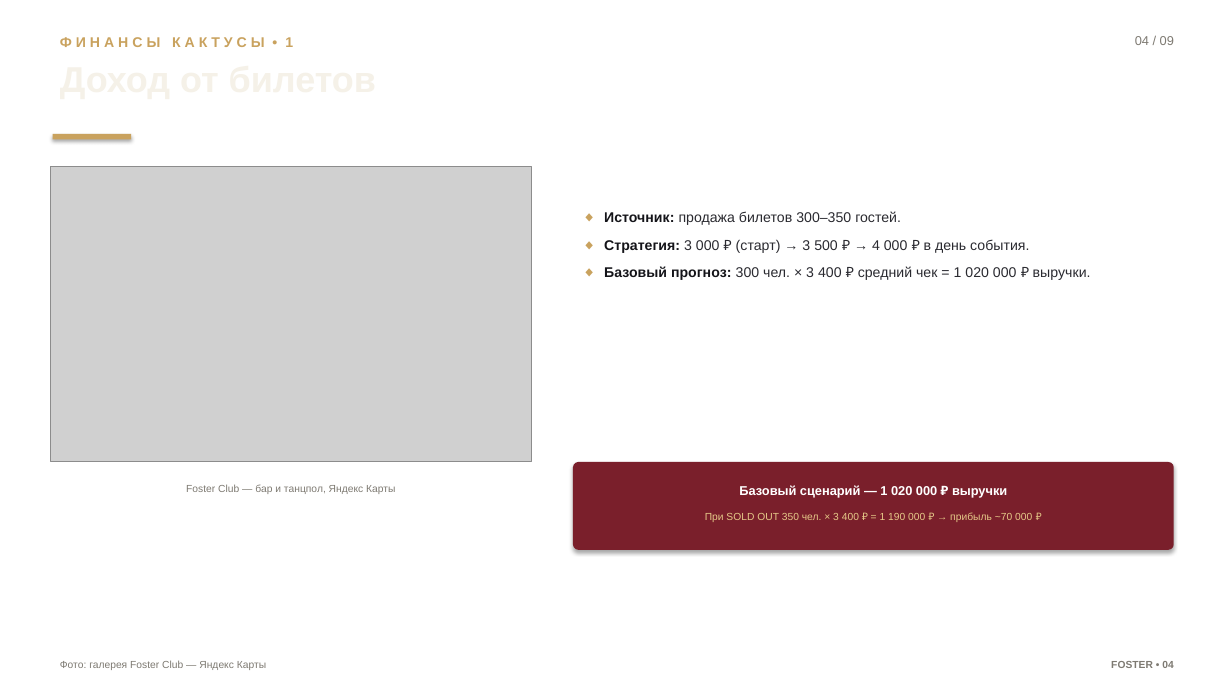
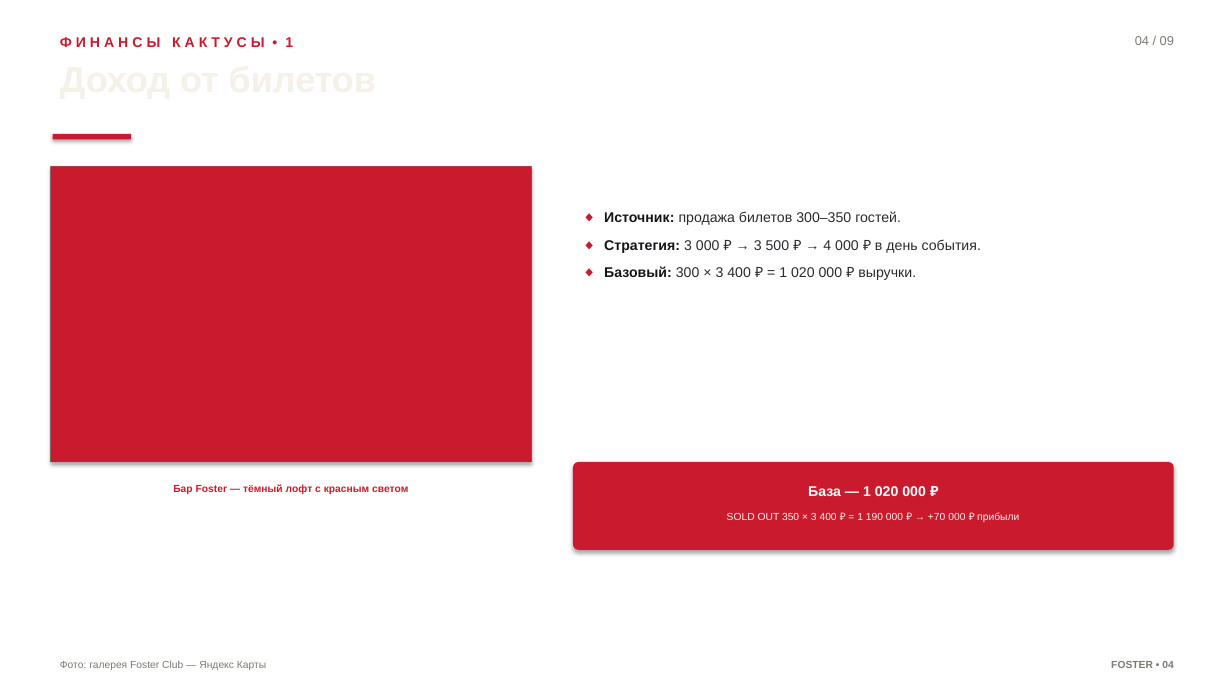
Before and after one commit to navruzhusainov-commits/vecherinka, a slide deck: slide 4 of Foster_Gleb_Noemy_Presentation.pptx. Drawn at 1232x693 pixels with LibreOffice and Linux fonts; fonts in the diff are those of the drawing; grey boxes stand for pictures. Boxes give left, top, right and bottom in pixels: in the first picture for what was removed or moved away, otherwise in the second. Text is boxed around its words. In the diff, an @@ line names an element or a change of style, - is before the commit and + after.

```diff
--- a/Foster_Gleb_Noemy_Presentation.pptx
+++ b/Foster_Gleb_Noemy_Presentation.pptx
@@ text "Ф И Н А Н ..." at bbox=[60, 37, 293, 47]: text colour #C9A25E to #C91A2E @@
@@ rectangle at bbox=[53, 134, 131, 140]: fill #C9A25E to #C91A2E @@
@@ rectangle added at bbox=[51, 166, 531, 462], fill #C91A2E @@
@@ text at bbox=[604, 239, 981, 280]: text changed @@
-◆ Стратегия: 3 000 ₽ (старт) → 3 500 ₽ → 4 000 ₽ в день события.
-◆ Базовый прогноз: 300 чел. × 3 400 ₽ средний чек = 1 020 000 ₽ выручки.
+◆ Стратегия: 3 000 ₽ → 3 500 ₽ → 4 000 ₽ в день события.
+◆ Базовый: 300 × 3 400 ₽ = 1 020 000 ₽ выручки.
@@ rounded rectangle at bbox=[573, 462, 1174, 550]: fill #7A1F2B to #C91A2E @@
@@ text at bbox=[173, 484, 408, 494]: text changed; text colour #7E7A72 to #C91A2E; bold on @@
-Foster Club — бар и танцпол, Яндекс Карты
+Бар Foster — тёмный лофт с красным светом
@@ text at bbox=[808, 486, 926, 496]: text changed; size 10 to 11 pt @@
-Базовый сценарий — 1 020 000 ₽ выручки
+База — 1 020 000 ₽
@@ text at bbox=[727, 512, 1019, 522]: text changed; text colour #E5C888 to #F5F1E8 @@
-При SOLD OUT 350 чел. × 3 400 ₽ = 1 190 000 ₽ → прибыль ~70 000 ₽
+SOLD OUT 350 × 3 400 ₽ = 1 190 000 ₽ → +70 000 ₽ прибыли
```
Also in this commit, not shown: 8 other slides changed, 10 other files.
